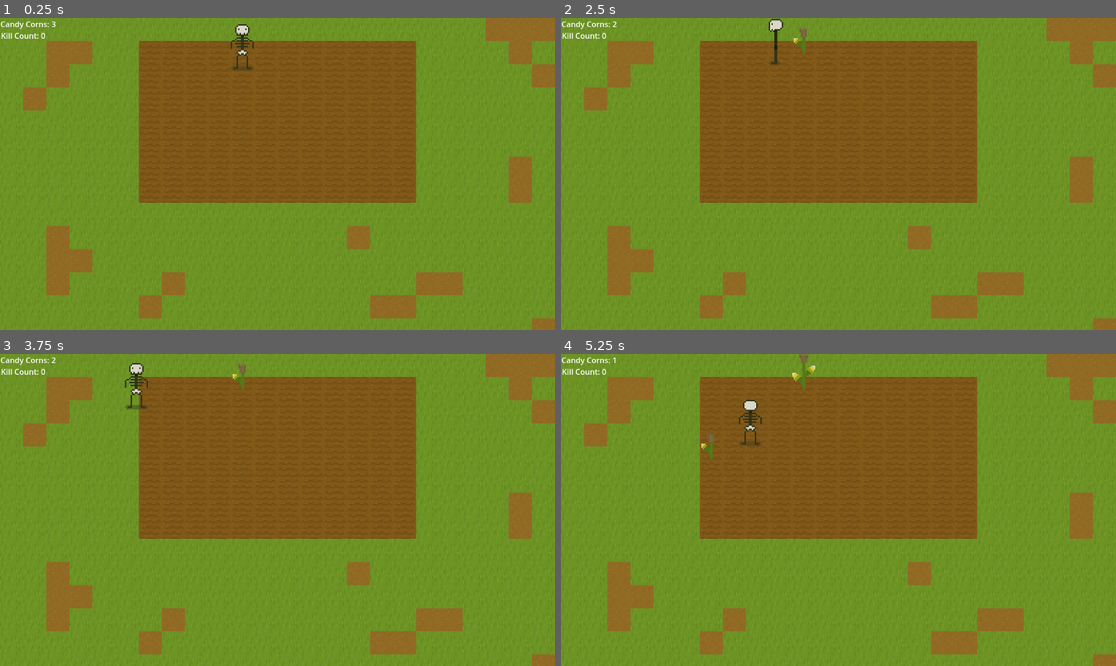
Above: before the commit, frames 1-4 (two rows, left to right).
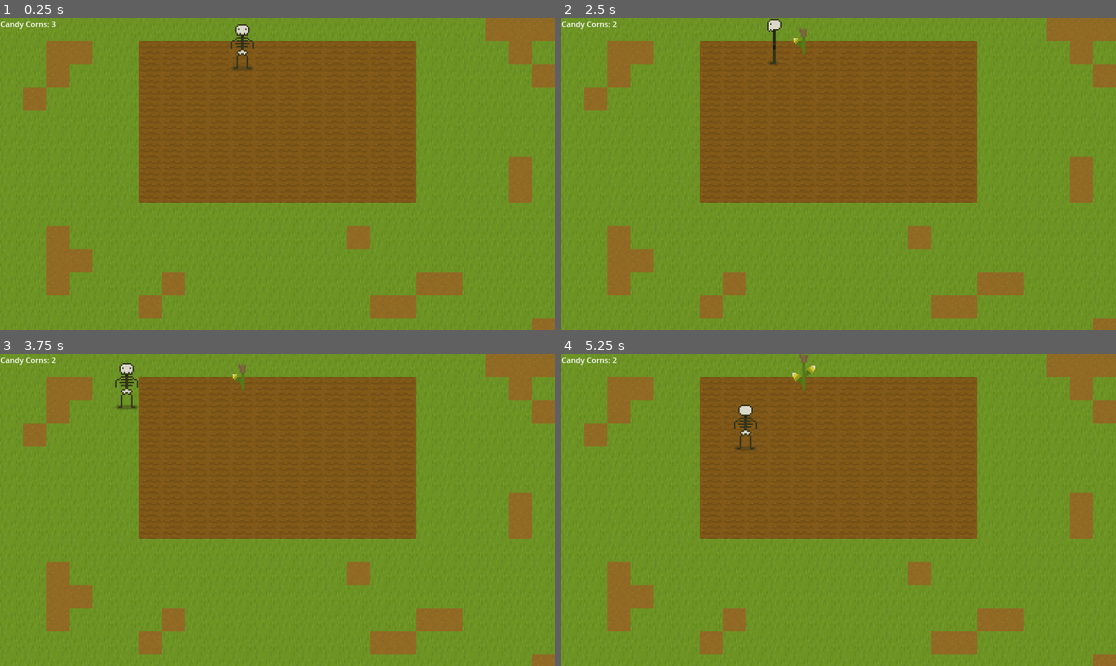
Above: after the commit, the same moments.

Repository: sjhayden/Super-Simple-Spooky-Seed-Simulator
Game: Godot game, scene res://Scenes/world.tscn
Same seed, same stepped clock (60 frames per second), same inputs: the game is played once before the commit and once after it.
Inputs:
- Up to frame 1 (0.25 s): no input
- Up to frame 2 (2.5 s): tap Enter at 0.5, 2 s; hold Up (up) 0.53-2.03 s; tap K (attack) at 0.6, 1.35, 2.3 s; tap Space at 1.25 s; hold Left (left) from 2.03 s (still down); tap J (plant_harvest) at 2.1 s
- Up to frame 3 (3.75 s): tap K (attack) at 2.85, 3.6 s; release Left (left) at 3.53 s; hold Down (down) from 3.53 s (still down)
- Up to frame 4 (5.25 s): release Down (down) at 4.28 s; hold Right (right) 4.28-5.03 s; tap J (plant_harvest) at 4.35 s; tap K (attack) at 4.55, 5.1 s; hold Up (up) from 5.03 s (still down)

The runs differ from the first frame. In frame 1, less than 0.1% of the frame differs, in the area x 0-9%, y 4-7%; in frame 2, 0.2%; in frame 3, 0.5%; in frame 4, 0.6%, in the area x 0-37%, y 1-34%.

Commit message:
Update kill counter, first spawn timer, attack speed
Kill counter now only shows up after killing an enemy.
Slightly faster attack speed.
A bit longer delay before first enemy spawns.

Diff:
--- a/super-simple-spooky-seed-simulator/Scenes/world.tscn
+++ b/super-simple-spooky-seed-simulator/Scenes/world.tscn
@@ -52,4 +52,7 @@
 
 [node name="enemy_manager" parent="." instance=ExtResource("5_fo5ed")]
 
+[node name="FirstEnemyTimer" parent="enemy_manager" index="2"]
+wait_time = 20.0
+
 [editable path="enemy_manager"]
--- a/super-simple-spooky-seed-simulator/Scripts/kill_count_label.gd
+++ b/super-simple-spooky-seed-simulator/Scripts/kill_count_label.gd
@@ -8,4 +8,5 @@
 	update_kill_count_display(GameManager.get_kill_count())
 
 func update_kill_count_display(new_num: int):
-	text = "Kill Count: " + str(new_num)
+	if GameManager.get_kill_count() > 0:
+		text = "Kill Count: " + str(new_num)
--- a/super-simple-spooky-seed-simulator/Scripts/player.gd
+++ b/super-simple-spooky-seed-simulator/Scripts/player.gd
@@ -66,7 +66,7 @@
 #	var animation_name = ""
 
 	var damage_zone_collision = damage_zone.get_node("Hitbox")
-	var wait_time = 0.2
+	var wait_time = 0.15
 	damage_zone_collision.disabled = false
 	await get_tree().create_timer(wait_time).timeout
 	damage_zone_collision.disabled = true
Not shown: 1 places in super-simple-spooky-seed-simulator/Scenes/world.tscn that only renumber resources
